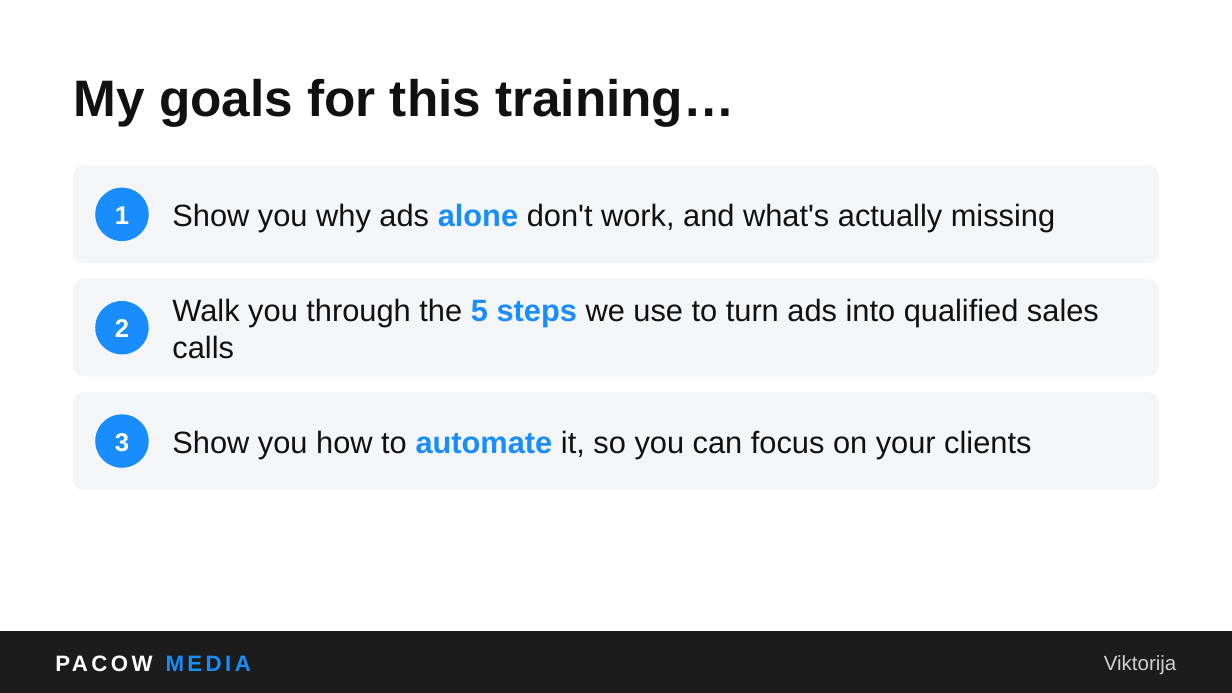
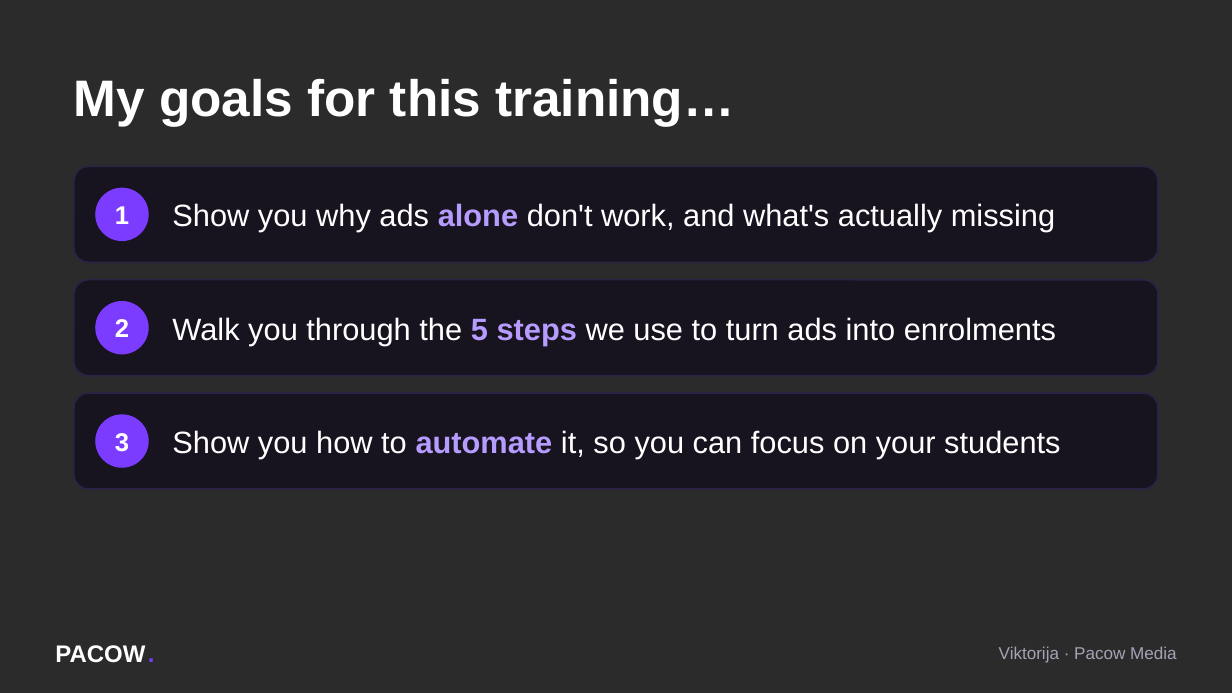
Before and after one commit to ema-del/business, a slide deck: slide 21 of webinar/Pacow_Media_Webinar.pptx (slide 17 before the commit). Drawn at 1232x693 pixels with LibreOffice and Linux fonts; fonts in the diff are those of the drawing; background and template pictures are left out; a plain dark background stands for a picture behind light text. Boxes give left, top, right and bottom in pixels: in the first picture for what was removed or moved away, otherwise in the second. Text is boxed around its words. In the diff, an @@ line names an element or a change of style, - is before the commit and + after.

```diff
--- a/webinar/Pacow_Media_Webinar.pptx
+++ b/webinar/Pacow_Media_Webinar.pptx
@@ background #FFFFFF to picture (left out) @@
@@ text "My goals for this training…" at [74, 79, 734, 126]: text colour #111111 to #FFFFFF @@
@@ text "Show you why ads alone ..." at [172, 203, 1055, 232]: text colour #111111 to #FFFFFF; text colour #188DFB to #B79CFF in "alone" @@
@@ text at [172, 317, 1056, 345]: text changed; text colour #111111 to #FFFFFF @@
-Walk you through the 5 steps we use to turn ads into qualified sales calls
+Walk you through the 5 steps we use to turn ads into enrolments
@@ fill #F4F5F7 to #17131F; outline #F4F5F7 1 pt to #2C2344 1 pt; proportions changed in 3 elements at [74, 166, 1158, 262], [74, 280, 1158, 376], [74, 393, 1158, 489] @@
@@ fill #188DFB to #7C3CFF; outline #188DFB 1 pt to #7C3CFF 1 pt in 3 elements at [96, 188, 148, 240], [96, 302, 148, 354], [96, 415, 148, 467] @@
@@ text at [172, 430, 1060, 459]: text changed; text colour #111111 to #FFFFFF @@
-Show you how to automate it, so you can focus on your clients
+Show you how to automate it, so you can focus on your students
@@ rectangle removed at [0, 631, 1232, 692] @@
@@ text removed at [55, 631, 425, 692] @@
-PACOW MEDIA
@@ text added at [55, 645, 154, 663], 14 pt, text #FFFFFF, bold @@
+PACOW
@@ text added at [148, 631, 172, 674], 14 pt, text #7C3CFF, bold @@
+.
@@ text added at [999, 646, 1177, 663], 10 pt, text #A6A1B5 @@
+Viktorija · Pacow Media
@@ text removed at [1104, 655, 1177, 675] @@
-Viktorija
```
Also in this commit, not shown: 44 other slides changed, 15 slides added, 20 slides removed, 1 other file.
